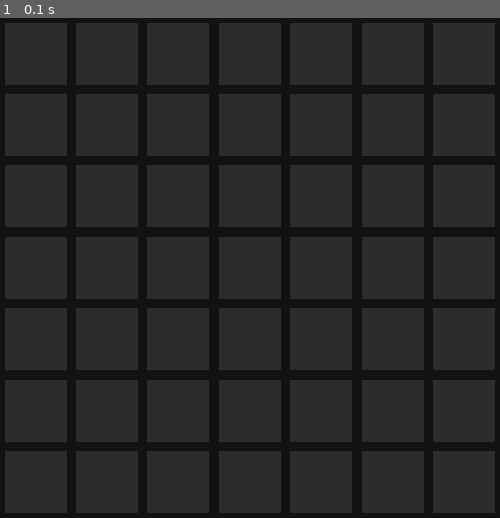
Above: before the commit, frame 1.
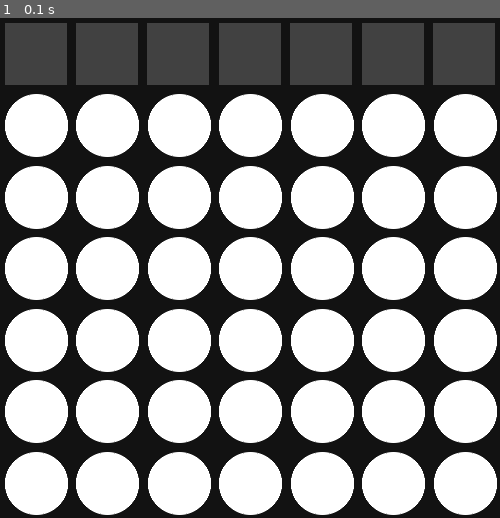
Above: after the commit, the same moment.

Repository: Emmet-v15/connect-4
Game: pygame game, started from __main__.py
Two runs of this game, one before a commit and one after it. Both use one fixed random seed, a clock stepped at 60 frames per second and the inputs below.
Inputs:
- Up to frame 1 (0.1 s): no input

The runs differ from the first frame. In frame 1, 65% of the frame differs, in the area x 1-100%, y 15-100%.

Commit message:
updated pygame

Diff:
--- a/__main__.py
+++ b/__main__.py
@@ -1,5 +1,6 @@
 from connect4 import Board
 import pygame
+from pygame import gfxdraw
 
 
 def drawAlphaRect(surface, size, pos, alpha, rgb=None):
@@ -17,6 +18,17 @@
     # rect.set_alpha(alpha)
     # rect.fill((255, 255, 255))
     # surface.blit(rect, pos)
+
+
+def drawAlphaCircle(surface, pos, radius, color=None):
+    if color != None:
+
+        gfxdraw.aacircle(surface, *pos, radius, (255, 255, 255))
+        gfxdraw.filled_circle(surface, *pos, radius, (255, 255, 255))
+    else:
+        gfxdraw.aacircle(surface, *pos, radius, (255, 255, 255))
+        gfxdraw.filled_circle(
+            surface, *pos, radius, (255, 255, 255))
 
 
 pygame.init()
@@ -38,12 +50,12 @@
 
     for x in range(7):
         for y in range(7):
-            if y == 1:
+            if y == 0:
                 drawAlphaRect(screen, [win_size[0]/8, win_size[1]/8],
-                              [x*win_size[0]/7 + 5, y*win_size[1]/7 + 5], 28)
+                              [x*win_size[0]/7 + 5, y*win_size[1]/7 + 5], 50)
             else:
-                drawAlphaRect(screen, [win_size[0]/8, win_size[1]/8],
-                              [x*win_size[0]/7 + 5, y*win_size[1]/7 + 5], 28)
+                drawAlphaCircle(screen, [round(x*win_size[0]/7) + 5 + round(win_size[0]/16), round(y*win_size[1]/7) + 5 + round(win_size[0]/16)], round(win_size[0]/16),
+                                28)
 
     pygame.display.flip()
 
